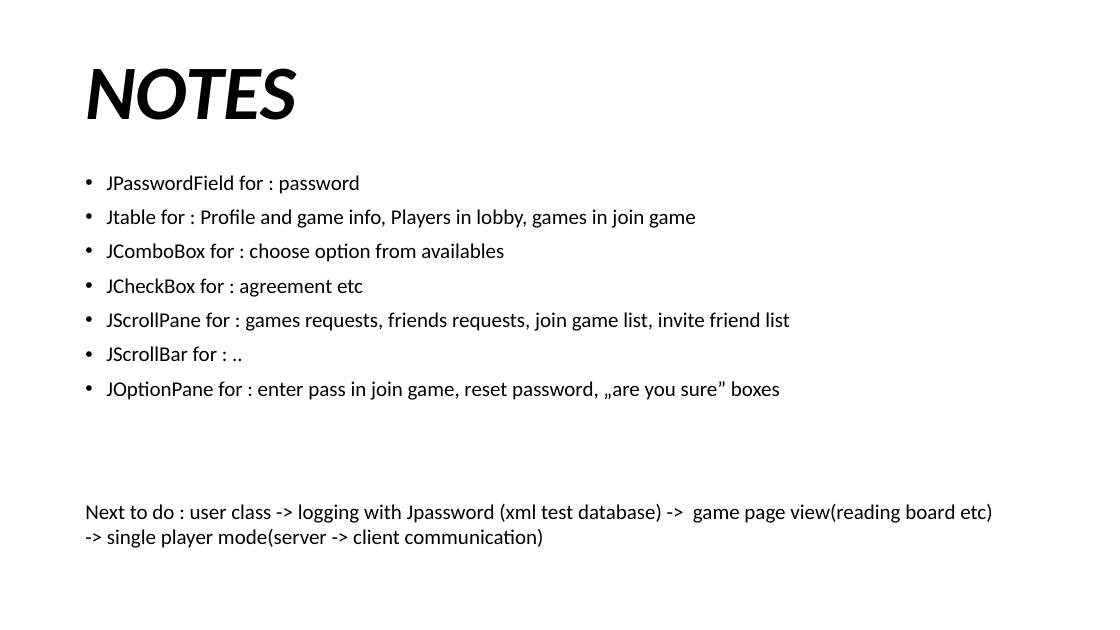
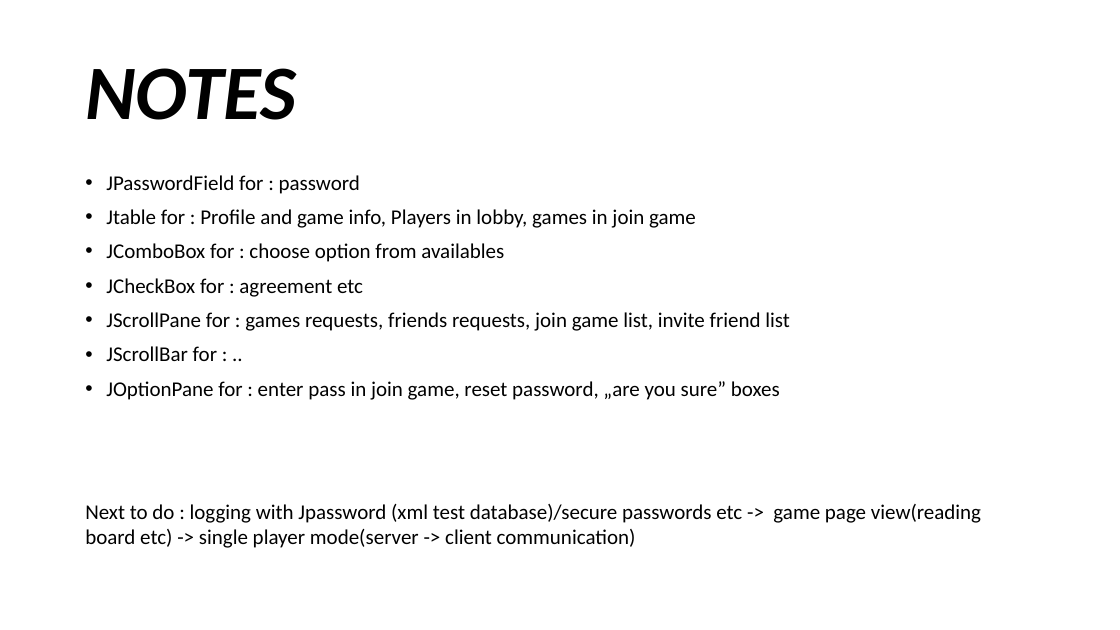
Before and after one commit to szymiar/Ganz-shon-clever, a slide deck: slide 2 of GanzShonClever_plan.pptx. Drawn at 1120x630 pixels with LibreOffice and Linux fonts; fonts in the diff are those of the drawing. Boxes give left, top, right and bottom in pixels: in the first picture for what was removed or moved away, otherwise in the second. Text is boxed around its words. In the diff, an @@ line names an element or a change of style, - is before the commit and + after.

Commit message:
Most of basic gui elements implemented, Game Lobby owner view added, reading board to implement

```diff
--- a/GanzShonClever_plan.pptx
+++ b/GanzShonClever_plan.pptx
@@ text at bbox=[85, 504, 981, 548]: text changed @@
-Next to do : user class -> logging with Jpassword (xml test database) -> game page view(reading board etc) -> single player mode(server -> client communication)
+Next to do : logging with Jpassword (xml test database)/secure passwords etc -> game page view(reading board etc) -> single player mode(server -> client communication)
```
